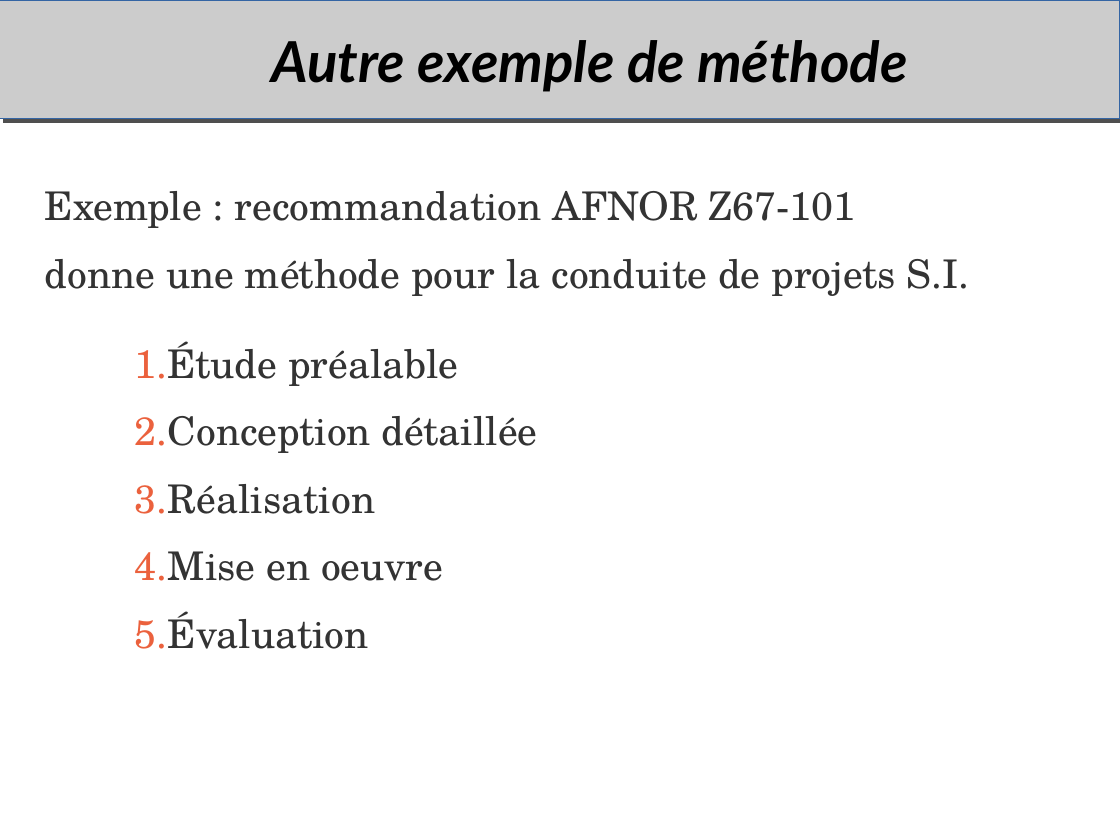
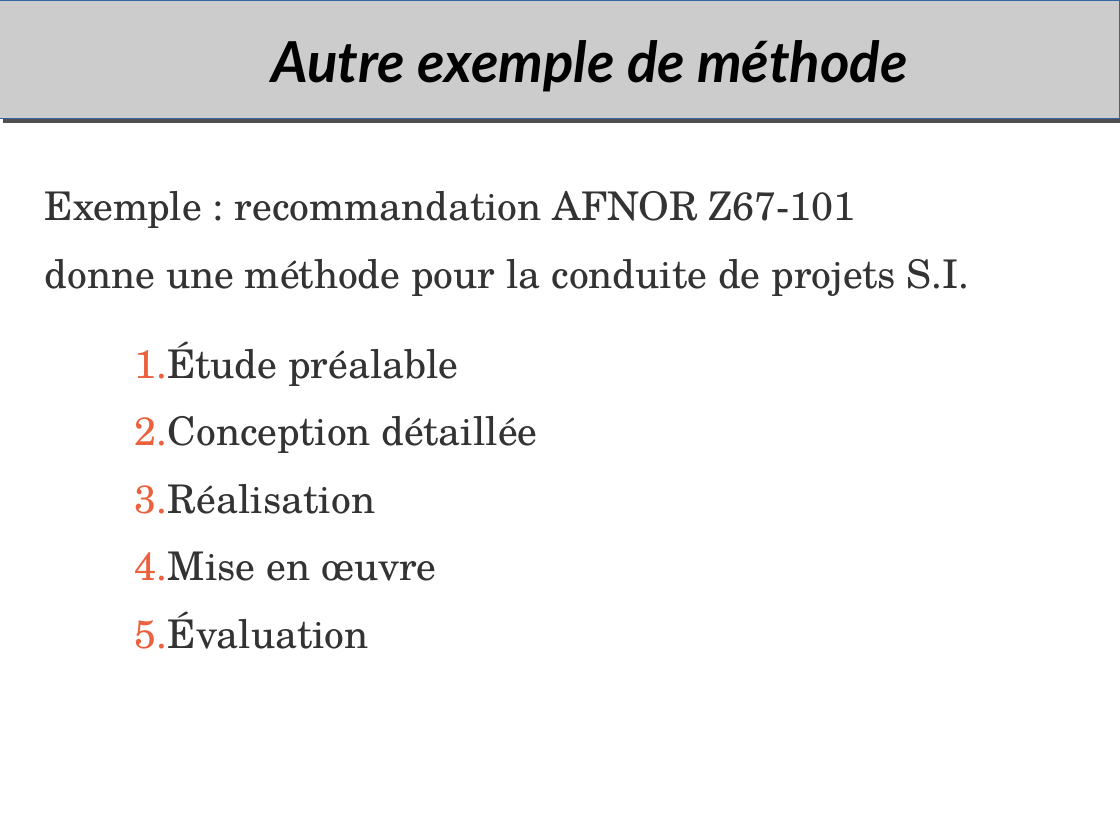
Before and after one commit to duanegris/texts, a slide deck: slide 10 of em-msi/it-s704/msi306-uml.odp (slide 8 before the commit). Drawn at 1120x840 pixels with LibreOffice and Linux fonts; fonts in the diff are those of the drawing; background and template pictures are left out. Boxes give left, top, right and bottom in pixels: in the first picture for what was removed or moved away, otherwise in the second. Text is boxed around its words. In the diff, an @@ line names an element or a change of style, - is before the commit and + after.

```diff
--- a/em-msi/it-s704/msi306-uml.odp
+++ b/em-msi/it-s704/msi306-uml.odp
@@ text at [135, 551, 436, 581]: text changed @@
-4. Mise en oeuvre
+4. Mise en œuvre
```
Also in this commit, not shown: 28 other slides changed, 4 slides added, 2 slides removed.
